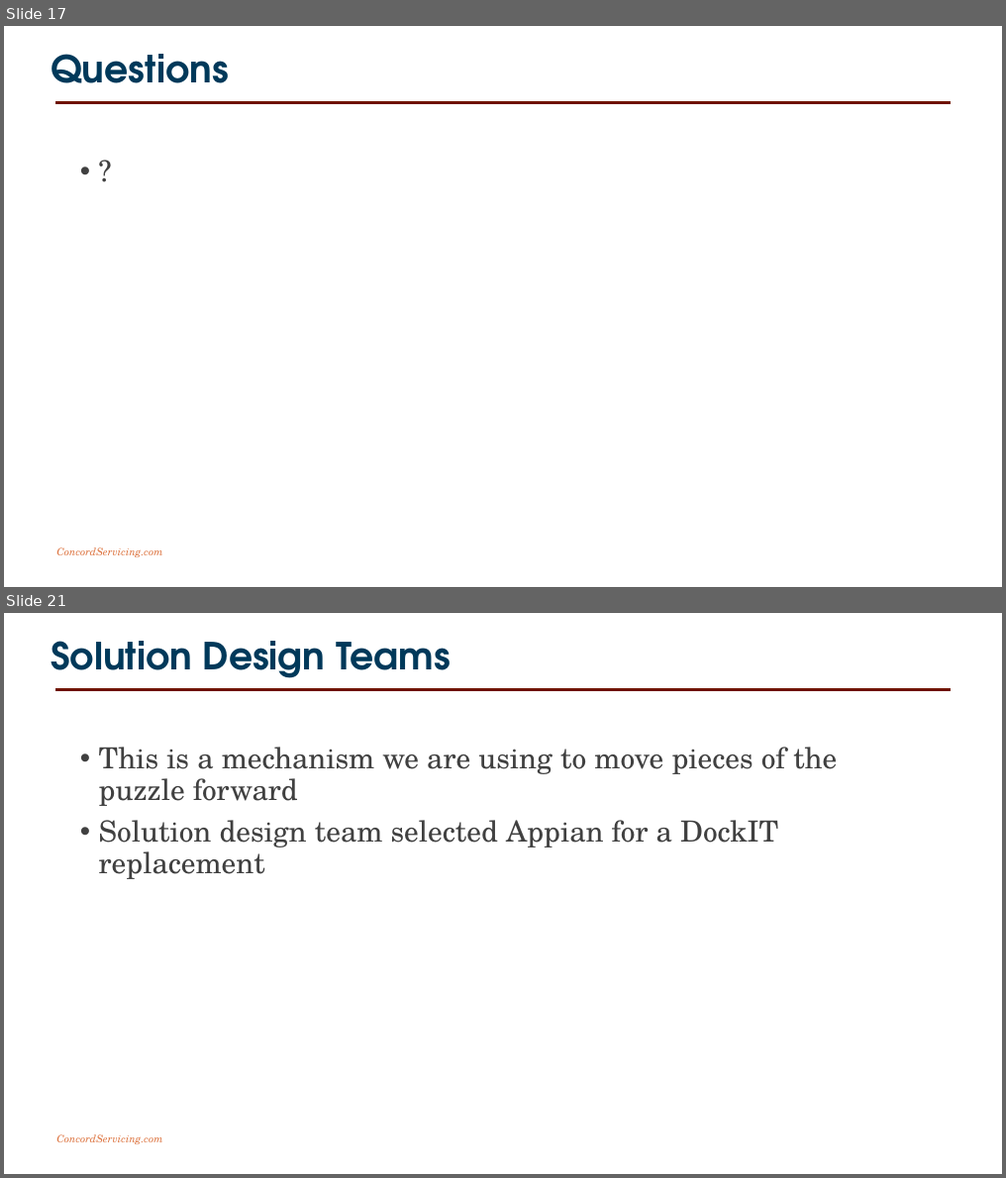
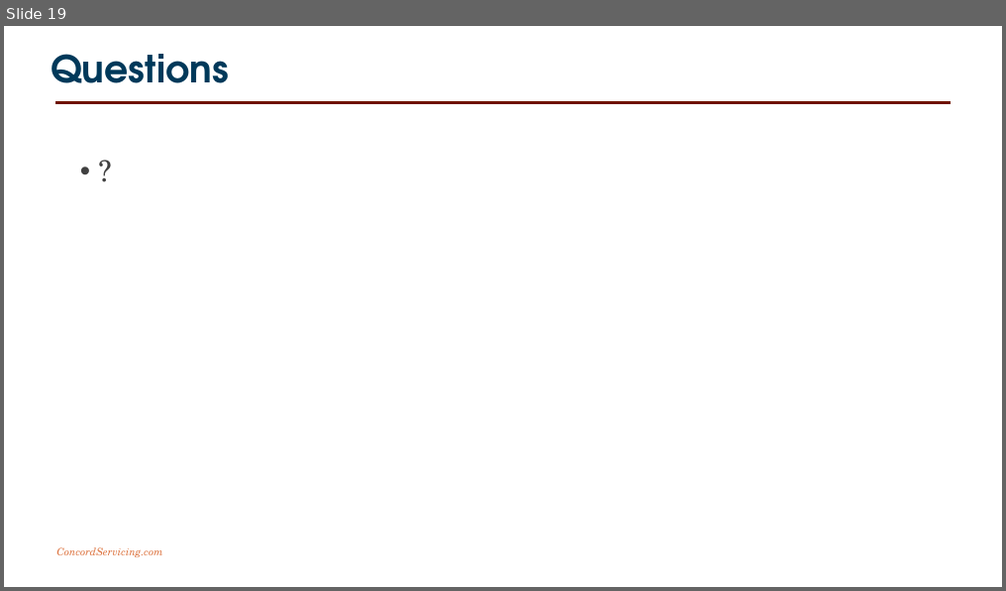
Before and after one commit to joncatlin/docker-compose-files, a slide deck: software defined infrastructure/20181013 Software Defined Infrastructure.pptx. Shown one above the other, each under a label of ours: slides 17 and 21 before the commit, slide 19 after it; the slides between them are not shown. The pictures are 1006x1178 and 1006x591 pixels, drawn with LibreOffice and Linux fonts; fonts in the diff are those of the drawing; background and template pictures are left out. Boxes give left, top, right and bottom in pixels: in the first picture for what was removed or moved away, otherwise in the second. Text is boxed around its words. In the diff, an @@ line names an element or a change of style, - is before the commit and + after.

```diff
--- a/software defined infrastructure/20181013 Software Defined Infrastructure.pptx
+++ b/software defined infrastructure/20181013 Software Defined Infrastructure.pptx
@@ slide 21 removed at (x1=4, y1=613, x2=1002, y2=1174), background #FFFFFF; not listed: 2 template elements that a slide beside it also shows @@
@@ title removed at (x1=51, y1=641, x2=450, y2=678) @@
-Solution Design Teams
@@ text removed at (x1=99, y1=747, x2=837, y2=879) @@
-• This is a mechanism we are using to move pieces of the puzzle forward
-• Solution design team selected Appian for a DockIT replacement
@@ what was slide 17 is now slide 19 @@
```
Also in this commit, not shown: 10 slides changed, 4 slides added, 5 other slides removed, 2 other files.
